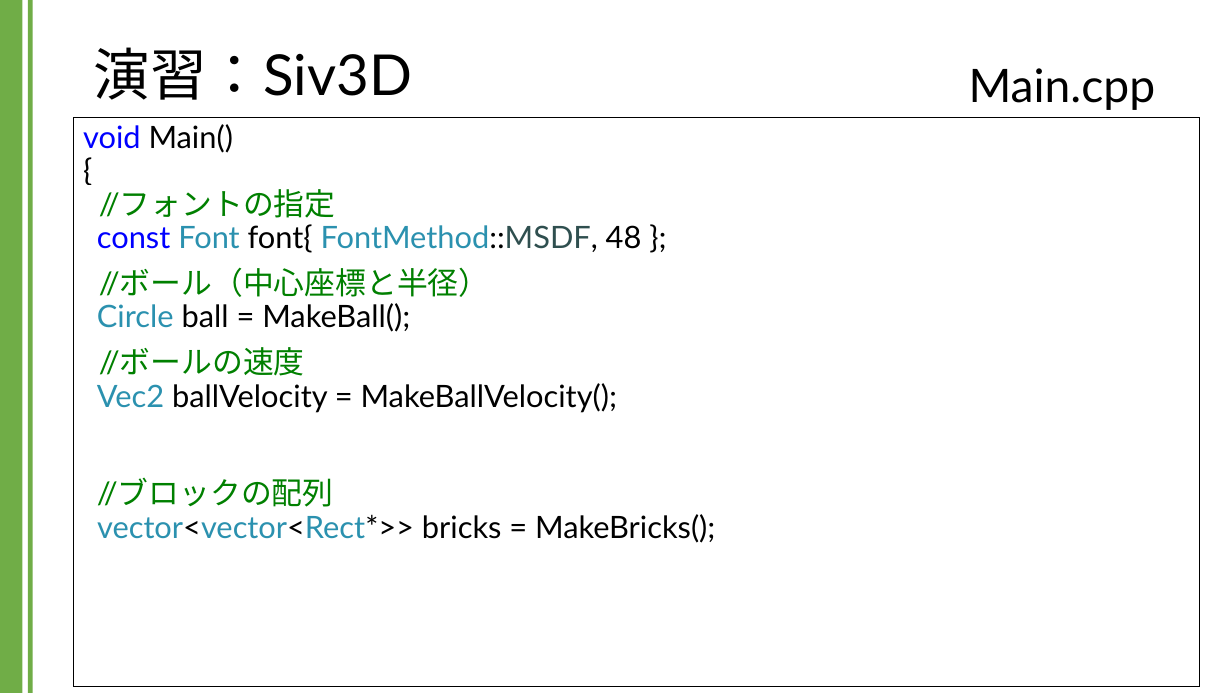
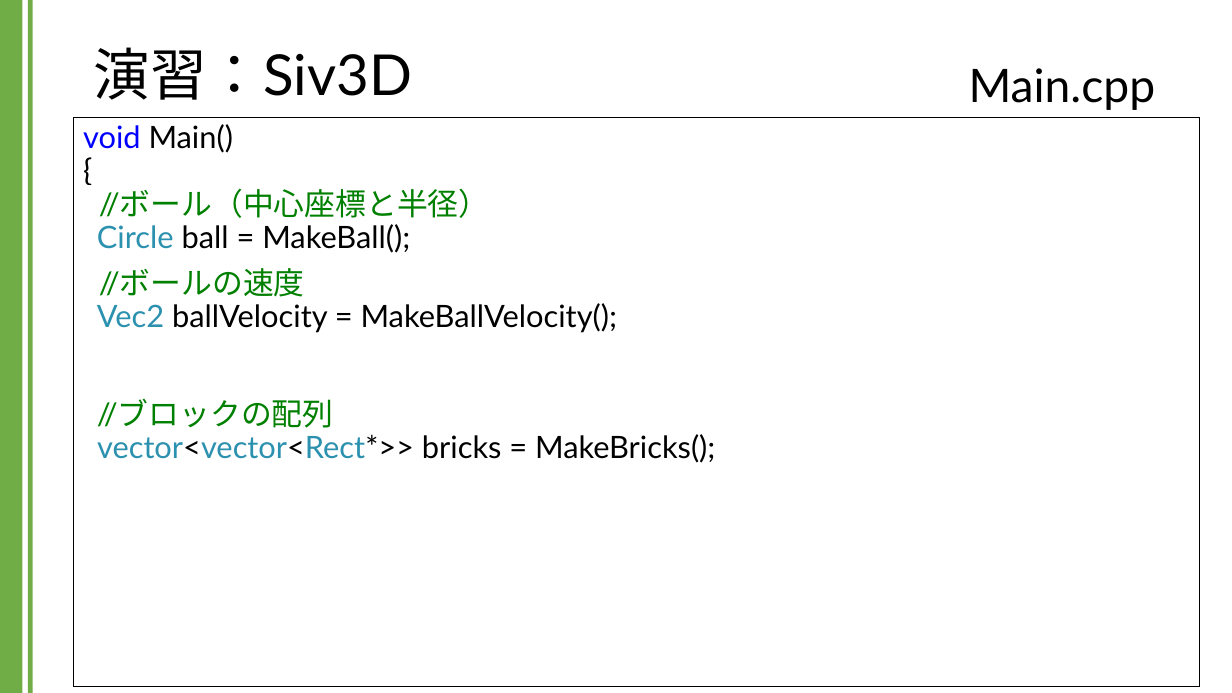
Before and after one commit to kic-murata/cpp2024, a slide deck: slide 43 of 授業資料/演習課題：Siv3D.pptx (slide 41 before the commit). Drawn at 1232x693 pixels with LibreOffice and Linux fonts; fonts in the diff are those of the drawing; background and template pictures are left out. Boxes give left, top, right and bottom in pixels: in the first picture for what was removed or moved away, otherwise in the second. Text is boxed around its words. In the diff, an @@ line names an element or a change of style, - is before the commit and + after.

```diff
--- a/授業資料/演習課題：Siv3D.pptx
+++ b/授業資料/演習課題：Siv3D.pptx
@@ text in rectangle at [83, 124, 490, 253]: text changed @@
-void Main()
-{
-//フォントの指定
-const Font font{ FontMethod::MSDF, 48 };
-//ボール（中心座標と半径）
-Circle ball = MakeBall();
+void Main()
+{
+//ボール（中心座標と半径）
+Circle ball = MakeBall();
```
Also in this commit, not shown: 3 other slides changed, 3 slides added.
